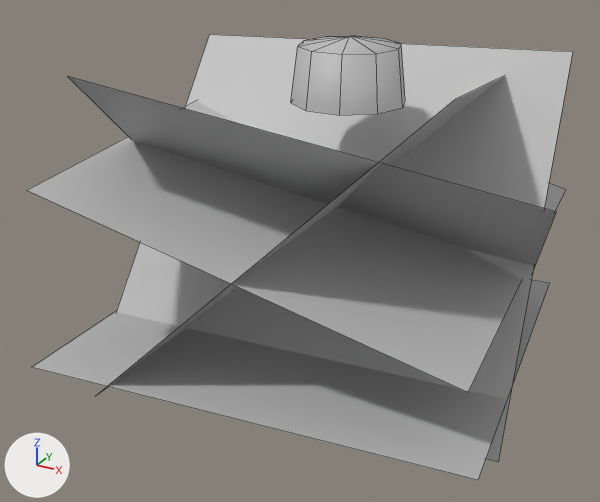
Two versions of the FBX model Assets/Models/Char_DustFlee.fbx, one commit apart.
The view is the same before and after, from a camera (50 mm lens) standing at (0.01034, -0.02025, 0.01421) and looking at (-0.00041, -0.00072, 0.00444). Arrows for +X, +Y and +Z are at lower left; the lights stay in place. Mesh edges are drawn as thin lines. Where no turn or scale is listed for an object, it has been applied to the vertices.

Names of what the first picture shows: 'Char_DustFlee', 'Hat'.
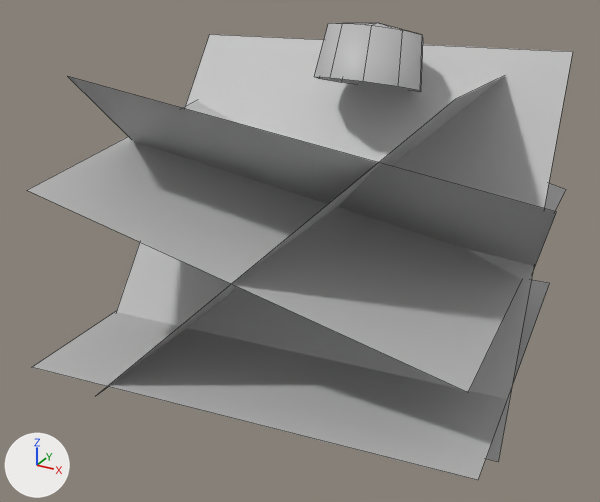
The change in detail:
me_mesh_001 has 21 vertices, 20 faces and spans x -0.00162..0.00162, y -0.00154..0.00154, z -0.00171..0.00005.
me_mesh_001 is used by ob_hat; location (0.00046, 0.00051, 0.01044).
me_mesh_001 part 1: the whole mesh is turned -15.8 degrees about the x axis through the mesh origin.
Object 'Hat' (ob_hat) moves from (0.00046, 0.00051, 0.01044) to (0.00035, 0.00254, 0.01052).

Boxes (x1, y1, x2, y2) around the edits, measured in the pictures (600 x 502 px):
'Hat', mesh turned, moved: before (291, 36, 405, 115); after (314, 23, 423, 92)
